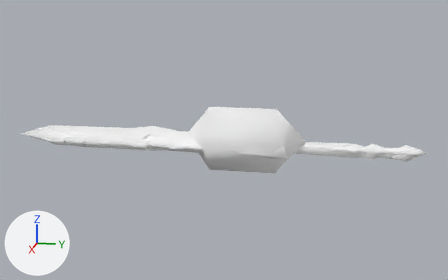
The glTF model docs/models/weapons/w14/024.glb as it was, and as the next commit left it.
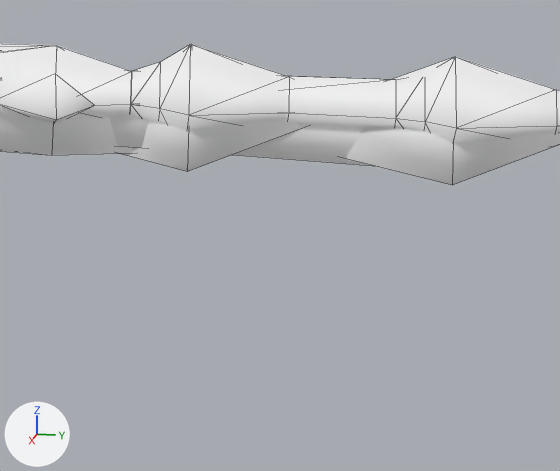
There are two pictures of each version: one whole from a 50 mm camera at (4.42, 0.27, 1.13) aimed at (-0.01, -0.62, 0.02), one close up on the part from 78% to 94% of the width and 49% to 71% of the height. The axes (+X, +Y, +Z) are drawn at lower left. The lights are the same throughout. The older version's two pictures come first. The close-ups show mesh edges as thin lines. Vertices at exactly the same position are counted once.

In view in the first close-up: 'Group[0]', 'Group[100]', 'Group[1]', 'Group[2]'.
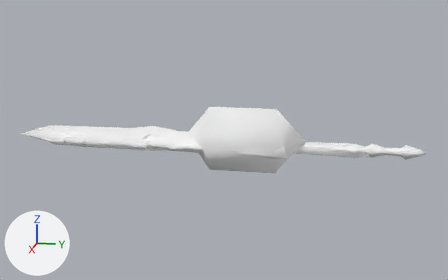
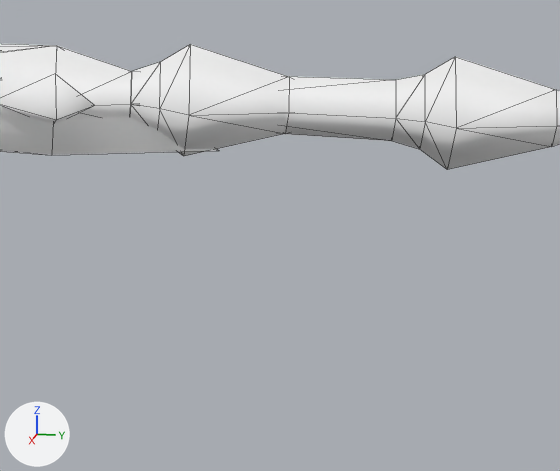
Pixel boxes [x1, y1, x2, y2] of what changed, in the close-ups (560 x 471 px):
'Group[2]', reshaped
    before: [109, 56, 560, 185]
    after: [284, 56, 560, 170]
'Group[1]', reshaped (13% narrower, 12% shorter)
    before: [120, 44, 301, 171]
    after: [130, 44, 288, 156]
part 1 of me_group_1, deleted
    before: [120, 44, 301, 171]
part 2 of me_group_2, deleted
    before: [109, 57, 560, 185]

The edits, one by one:
me_group_1 is used by ob_group_1; location (0.0, 0.0, 0.0).
me_group_1 had 22 vertices, 34 faces and spanned x -0.053..0.053, y 0.373..0.614, z -0.053..0.053.
me_group_1 now has 17 vertices, 28 faces and spans x -0.053..0.053, y 0.414..0.613, z -0.053..0.053.
me_group_1 part 1: the loose piece of 5 vertices spanning x -0.053..0.053, y 0.373..0.614, z -0.053..0.053 is deleted.
me_group_2 is used by ob_group_2; location (0.0, 0.0, 0.0).
me_group_2 had 27 vertices, 45 faces and spanned x -0.05..0.05, y -1.21..0.85, z -0.05..0.05.
me_group_2 now has 21 vertices, 36 faces and spans x -0.05..0.05, y 0.41..0.85, z -0.05..0.05.
Part 2, on me_group_2:
6 vertices are removed from x -0.05..0.05, y -1.21..0.7, z -0.05..0.0.
9 faces are deleted.
